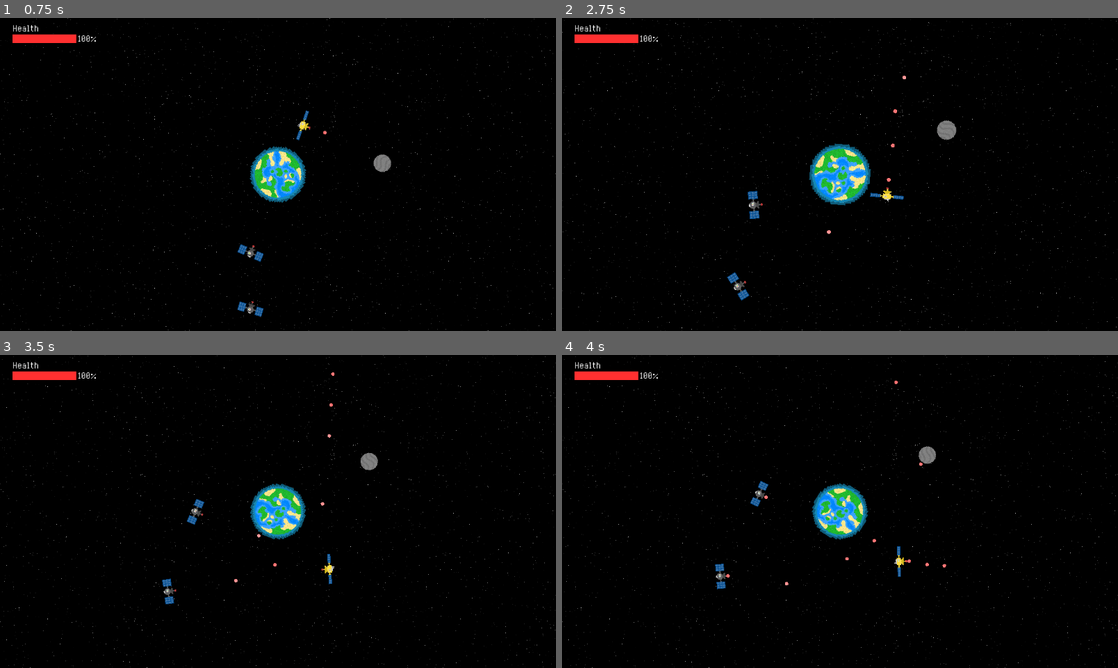
Above: before the commit, frames 1-4 (two rows, left to right).
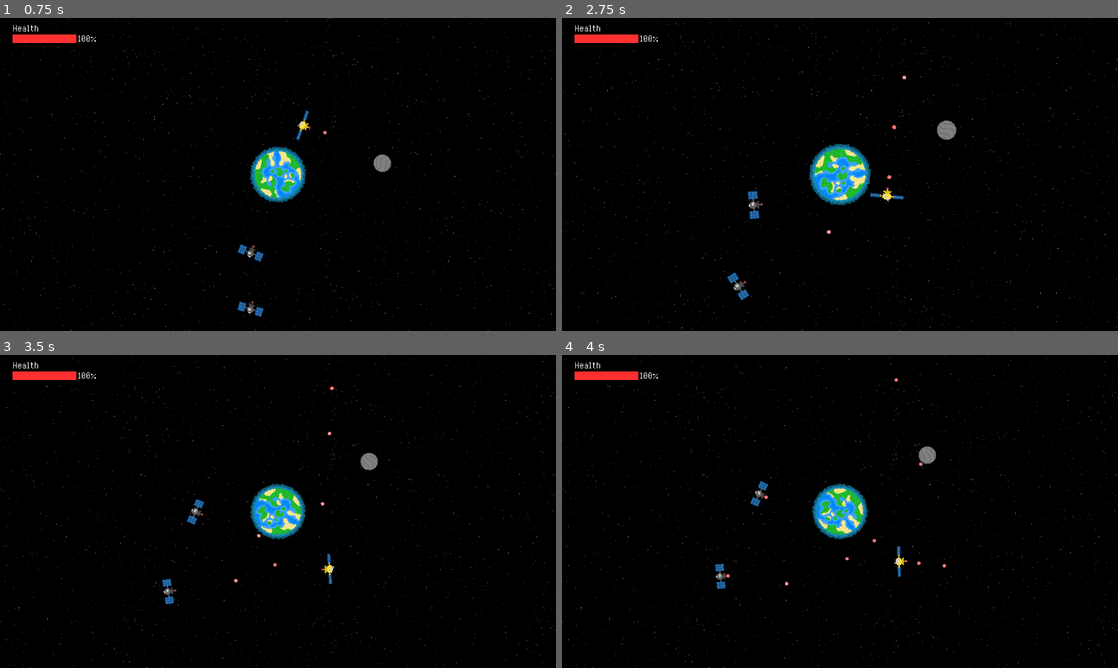
Above: after the commit, the same moments.

Repository: Birb-Games/gmtk-2025
Game: Godot game, scene res://scenes/main.tscn
The game is run twice, just before and just after one commit, with the same random seed, the same clock (stepped at 60 frames per second) and the same inputs.
Inputs (mouse positions are in pixels of both pictures, inside the frame that each line leads up to):
- Up to frame 1 (0.75 s): move the mouse to (400, 158) at 0.52 s; press the mouse at (400, 158) at 0.53 s; hold Right (right) from 0.53 s (still down)
- Up to frame 2 (2.75 s): move the mouse to (728, 190) at 1.27 s; release Right (right) at 1.28 s; release the mouse at (728, 190) at 1.28 s; hold Down (down) 1.28-2.03 s; click (728, 190) at 1.35 s; move the mouse to (895, 105) at 2.02 s; press the mouse at (895, 105) at 2.03 s; hold Right (right) from 2.03 s (still down); tap Mouse wheel up (zoom_camera_in) at 2.1 s
- Up to frame 3 (3.5 s): move the mouse to (250, 574) at 2.77 s; release Right (right) at 2.78 s; release the mouse at (250, 574) at 2.78 s; hold Up (up) from 2.78 s (still down); tap Mouse wheel down (zoom_camera_out) at 2.85 s; click (250, 574) at 3.05 s
- Up to frame 4 (4 s): move the mouse to (1006, 558) at 3.52 s; release Up (up) at 3.53 s; press the mouse at (1006, 558) at 3.53 s; hold A (left) from 3.53 s (still down)

Frame 1 is identical in both runs. In frame 2, less than 0.1% of the frame differs, in the area x 58-61%, y 29-53%; in frame 3, less than 0.1%; in frame 4, less than 0.1%.

Commit message:
added level clear screen that displays when the player destroyed all the enemy satellites

Diff:
--- a/scenes/HUD.tscn
+++ b/scenes/HUD.tscn
@@ -152,4 +152,49 @@
 theme_override_font_sizes/font_size = 32
 text = "Quit to Menu"
 
+[node name="WinScreen" type="ColorRect" parent="."]
+visible = false
+offset_right = 1152.0
+offset_bottom = 648.0
+color = Color(0.25098, 0.25098, 0.25098, 0.752941)
+
+[node name="VBoxContainer" type="VBoxContainer" parent="WinScreen"]
+layout_mode = 0
+offset_left = 238.0
+offset_top = 209.0
+offset_right = 914.0
+offset_bottom = 343.0
+
+[node name="Label" type="Label" parent="WinScreen/VBoxContainer"]
+layout_mode = 2
+theme_override_fonts/font = ExtResource("4_7hsmw")
+theme_override_font_sizes/font_size = 80
+text = "Level Cleared!"
+horizontal_alignment = 1
+
+[node name="VBoxContainer2" type="VBoxContainer" parent="WinScreen"]
+offset_left = 377.0
+offset_top = 297.0
+offset_right = 775.0
+offset_bottom = 403.0
+
+[node name="ReturnToGame" type="Button" parent="WinScreen/VBoxContainer2"]
+custom_minimum_size = Vector2(0, 48)
+layout_mode = 2
+theme_override_fonts/font = ExtResource("5_nysna")
+theme_override_font_sizes/font_size = 32
+text = "Next Level"
+
+[node name="Panel" type="Panel" parent="WinScreen/VBoxContainer2"]
+modulate = Color(1, 1, 1, 0)
+custom_minimum_size = Vector2(0, 8)
+layout_mode = 2
+
+[node name="ReturnToMainMenu" type="Button" parent="WinScreen/VBoxContainer2"]
+custom_minimum_size = Vector2(0, 48)
+layout_mode = 2
+theme_override_fonts/font = ExtResource("5_nysna")
+theme_override_font_sizes/font_size = 32
+text = "Quit to Menu"
+
 [connection signal="pressed" from="PauseScreen/VBoxContainer2/ReturnToGame" to="PauseScreen" method="_on_return_to_game_pressed"]
--- a/scripts/hud.gd
+++ b/scripts/hud.gd
@@ -3,9 +3,24 @@
 func _ready() -> void:
 	$PauseScreen.hide()
 	$DeathScreen.hide()
+	$WinScreen.hide()
+
+func set_mouse() -> void:
+	if $WinScreen.visible or $PauseScreen.visible or !visible:
+		Input.mouse_mode = Input.MOUSE_MODE_VISIBLE
+	else:
+		Input.mouse_mode = Input.MOUSE_MODE_CONFINED
 
 func _process(_delta: float) -> void:
-	var level_loaded = get_node_or_null("/root/Main/Level")
+	set_mouse()
+
+	# Have the screen flash red when the player takes damage
+	var level_loaded: Level = get_node_or_null("/root/Main/Level")
+
+	if !level_loaded:
+		hide()
+		return
+
 	var player: Player = get_node_or_null("/root/Main/Level/PlayerSatellite")
 	if player:
 		if player.damage_timer > 0.0:
@@ -17,15 +32,20 @@
 		$DamageFlash.hide()
 
 	# Player is dead
-	if level_loaded and !player and !$PauseScreen.visible:
+	if !player and !$PauseScreen.visible and !$WinScreen.visible:
 		$DeathScreen.show()
 	else:
 		$DeathScreen.hide()
 
-	if level_loaded:
-		if Input.is_action_just_pressed("ui_cancel"):
-			$PauseScreen.visible = !$PauseScreen.visible
-			get_tree().paused = $PauseScreen.visible
-	else:
-		$PauseScreen.visible = false
-		get_tree().paused = false
+	# Check if the player cleared the level
+	if level_loaded.cleared and !$DeathScreen.visible:
+		if !$PauseScreen.visible:
+			$WinScreen.show()
+			get_tree().paused = false
+		else:
+			$WinScreen.hide()
+
+	# Handle pausing
+	if Input.is_action_just_pressed("ui_cancel") and !$WinScreen.visible:
+		$PauseScreen.visible = !$PauseScreen.visible
+		get_tree().paused = $PauseScreen.visible
--- a/scripts/level.gd
+++ b/scripts/level.gd
@@ -9,6 +9,8 @@
 # Set this to be 0.0 to disable asteroid spawning
 @export var asteroid_spawn_time: float = 10.0
 var asteroid_timer: float
+# Cleared all enemies
+var cleared: bool = false
 
 func _ready() -> void:
 	asteroid_timer = asteroid_spawn_time / 2.0
@@ -29,6 +31,8 @@
 			child.set_orbit(center_object)
 
 func spawn_asteroid() -> void:
+	if cleared:
+		return
 	# Spawn asteroid
 	var asteroid: SpaceObject = asteroid_scene.instantiate()
 	var player_satellite = get_node_or_null("PlayerSatellite")
@@ -45,6 +49,9 @@
 	add_child(asteroid)
 
 func _process(delta: float) -> void:
+	if get_enemy_count() == 0:
+		cleared = true
+
 	if asteroid_spawn_time > 0.0:
 		asteroid_timer -= delta
 	if asteroid_timer < 0.0 and asteroid_spawn_time > 0.0:
@@ -61,3 +68,10 @@
 				continue
 			total_force += GravitySim.get_gravity_force(object, child)
 	return total_force
+
+func get_enemy_count() -> int:
+	var count: int = 0
+	for child in get_children():
+		if child is EnemySatellite:
+			count += 1
+	return count
--- a/scripts/player_satellite.gd
+++ b/scripts/player_satellite.gd
@@ -3,7 +3,7 @@
 extends Area2D
 
 const REVERSE_COOLDOWN: float = 0.2
-const SHOOT_COOLDOWN: float = 0.2
+const SHOOT_COOLDOWN: float = 0.3
 
 @onready var level: Level = $/root/Main/Level
 @export var orbital_speed: float = 100.0
@@ -63,7 +63,8 @@
 	if damage_timer > 0.0:
 		damage_timer -= delta
 
-	move(delta)
+	if !level.cleared:
+		move(delta)
 	# Rotate around center (0, 0)
 	position += get_vel() * delta
 
@@ -72,11 +73,12 @@
 	var angle = diff.angle()
 	rotation = angle + PI / 2.0
 
-	reverse_timer -= delta
-	reverse_dir()
+	if !level.cleared:
+		reverse_timer -= delta
+		reverse_dir()
 
-	shoot_timer -= delta
-	shoot()
+		shoot_timer -= delta
+		shoot()
 
 	if health <= 0:
 		explode()
